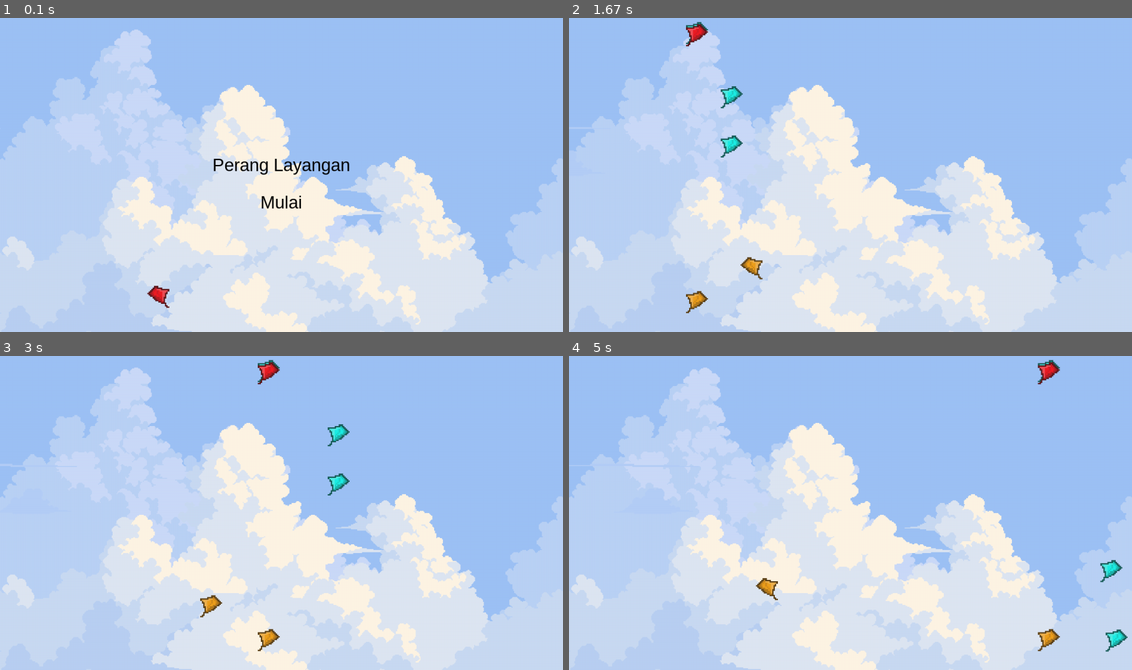
Above: before the commit, frames 1-4 (two rows, left to right).
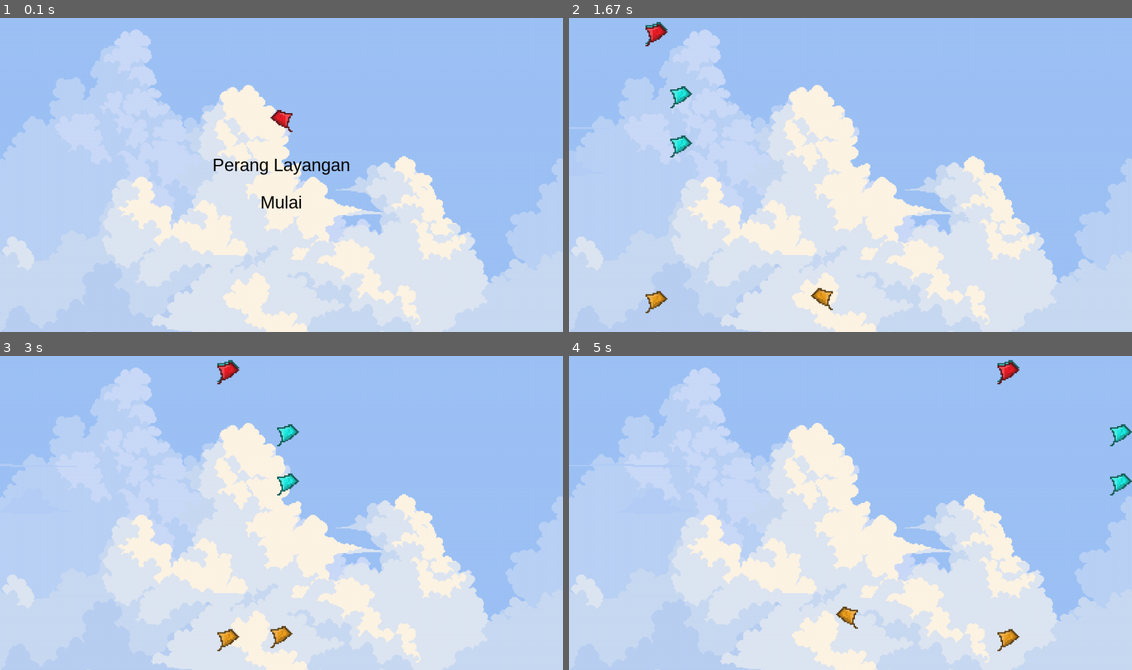
Above: after the commit, the same moments.

Repository: Tedorikk/PyGameLayangan
Game: pygame game, started from main.py
Two runs of this game, one before a commit and one after it. Both use one fixed random seed, a clock stepped at 60 frames per second and the inputs below.
Inputs (mouse positions are in pixels of both pictures, inside the frame that each line leads up to):
- Up to frame 1 (0.1 s): no input
- Up to frame 2 (1.67 s): tap Space at 0.33, 0.73, 1.03 s; hold Right 0.67-1.13 s; click (906, 244) at 1.22 s; click (704, 55) at 1.55 s
- Up to frame 3 (3 s): click (253, 594) at 1.88 s; tap Space at 2.23 s; click (287, 544) at 2.25 s; click (202, 447) at 2.55 s; click (478, 594) at 2.88 s
- Up to frame 4 (5 s): click (664, 541) at 3.22 s; click (974, 434) at 3.55 s; click (715, 566) at 3.88 s; click (1053, 585) at 4.22 s; click (681, 629) at 4.55 s; tap Space at 4.9 s; click (760, 409) at 4.92 s; tap W at 4.98 s

The runs differ from the first frame. In frame 1, 0.3% of the frame differs, in the area x 26-52%, y 29-93%; in frame 2, 1.6%, in the area x 13-47%, y 1-95%; in frame 3, 1.5%; in frame 4, 1.6%.

Commit message:
Add some sound

Diff:
--- a/main.py
+++ b/main.py
@@ -32,10 +32,20 @@
 cloud_moving_y = ran.randint(0, 100)
 cloud_speed = 1  # Kecepatan gerak gambar awan
 
-pg.mixer.music.load(".\\assets\\music\\menu_music.mp3")  # Memanggil file musik
-pg.mixer.music.play(-1)  # Memainkan musik secara loop
+bgm = pg.mixer.Sound(".\\assets\\music\\menu_music.mp3")  # Memanggil file musik
+bgm.play(-1)  # Memainkan musik secara loop
+
+game_over_sound = pg.mixer.Sound(".\\assets\\music\\game_over.mp3")
+wind_sound = pg.mixer.Sound(".\\assets\\music\\wind_sound.mp3")
 
 game_state = "start_menu"  # Atur game_state ke "start_menu"
+
+
+# # Menambahkan variabel untuk misi
+# mission_target = 5  # Jumlah layangan musuh yang harus dipotong
+# mission_time_limit = 30  # Batas waktu misi dalam detik
+# time_remaining = mission_time_limit  # Waktu yang tersisa
+# enemies_cut = 0  # Jumlah layangan musuh yang dipotong
 
 # Memanggil file sprite layangan
 layangan_image = [
@@ -75,7 +85,7 @@
     pg.display.update()
 
 def draw_game_over_screen():  # Fungsi untuk menampilkan menu game over
-    font = pg.font.SysFont('arial', 50)
+    font = pg.font.SysFont('arial', 40)
     title = font.render('GAME OVER', True, (BLACK))
     restart_button = font.render('R - Restart', True, (BLACK))
     quit_button = font.render('Q - Quit', True, (BLACK))
@@ -84,7 +94,17 @@
     screen.blit(quit_button, (SCREEN_WIDTH/2 - quit_button.get_width()/2, SCREEN_HEIGHT/2 + quit_button.get_height()/2))
     pg.display.update()
 
-# Di bawah fungsi draw_game_over_screen, tambahkan fungsi baru ini
+
+# def draw_mission_status():
+#     font = pg.font.SysFont('arial', 24)
+#     mission_text = font.render(f'Potong {mission_target} layangan musuh!', True, (BLACK))
+#     time_text = font.render(f'Waktu Tersisa: {time_remaining:.1f} detik', True, (BLACK))
+#     enemies_cut_text = font.render(f'Layangan Musuh Dipotong: {enemies_cut}/{mission_target}', True, (BLACK))
+
+#     screen.blit(mission_text, (10, 40))
+#     screen.blit(time_text, (10, 70))
+#     screen.blit(enemies_cut_text, (10, 100))
+
 def handle_collisions(player, enemies):
     for enemy in enemies:
         if enemy.check_collision(player):  # Periksa tabrakan antara musuh dan pemain
@@ -109,6 +129,9 @@
         self.is_jumping = False  # Menandai jika pemain sedang melompat
         self.health = health  # Tambahkan atribut kesehatan
 
+        self.wind_speed = 0
+        self.wind_direction = 0
+
     def jump(self):
         # Hanya melompat jika spasi ditekan dan masih bisa melompat
         if self.jumps_left > 0 and not self.is_jumping:
@@ -121,8 +144,8 @@
         self.rect.y += self.vertical_velocity
 
         # Reset jika menyentuh tanah
-        if self.rect.y >= 550:  # Batas tanah
-            self.rect.y = 550
+        if self.rect.y >= SCREEN_HEIGHT - 100:  # Batas tanah
+            self.rect.y = SCREEN_HEIGHT - 100
             self.vertical_velocity = 0
             self.jumps_left = self.max_jumps  # Reset lompatan saat menyentuh tanah
             self.is_jumping = False  # Kembali ke posisi tidak melompat
@@ -143,6 +166,20 @@
                 self.rect.x -= self.horizontal_jump_speed
             else:
                 self.rect.x += self.horizontal_jump_speed
+
+        # Menambahkan logika untuk angin
+        self.rect.x += self.wind_speed * self.wind_direction  # Menggerakkan layangan berdasarkan angin
+        if ran.random() < 0.01:  # Ada peluang 1% untuk mengaktifkan angin setiap frame
+            self.wind_speed = ran.randint(1, 5)  # Atur kecepatan angin
+            self.wind_direction = ran.choice([-1, 1])  # Pilih arah angin (kiri atau kanan)
+        else:
+            self.wind_speed = max(0, self.wind_speed - 0.1)  # Tidak ada angin
+
+        # Membatasi gerakan dalam batas jendela
+        if self.rect.x < 0:
+            self.rect.x = 0
+        if self.rect.x > SCREEN_WIDTH - self.rect.width:
+            self.rect.x = SCREEN_WIDTH - self.rect.width
 
     def move_left(self):
         self.rect.x -= self.speed
@@ -220,7 +257,7 @@
         screen.blit(self.image, self.rect.topleft)  # Menggambar musuh ke layar
 
 # Player and enemies initialization
-player = Player(layangan_image[layangan_selected], SCREEN_HEIGHT//2, SCREEN_WIDTH//2)  # Initial position
+player = Player(layangan_image[layangan_selected], SCREEN_WIDTH//2, SCREEN_HEIGHT//3)  # Initial position
 enemies = pg.sprite.Group()  # Mengelompokkan semua musuh
 
 # Menambahkan beberapa musuh ke dalam kelompok enemies
@@ -243,19 +280,19 @@
 
         if game_state == "kite_selection":
             if event.type == pg.KEYDOWN:
-                if event.key == pg.K_LEFT:  # Pindah ke layangan sebelumnya
+                if event.key == pg.K_LEFT or event.key == pg.K_a:  # Pindah ke layangan sebelumnya
                     layangan_selected = (layangan_selected - 1) % len(layangan_image)
-                elif event.key == pg.K_RIGHT:  # Pindah ke layangan berikutnya
+                elif event.key == pg.K_RIGHT or event.key == pg.K_d:  # Pindah ke layangan berikutnya
                     layangan_selected = (layangan_selected + 1) % len(layangan_image)
                 elif event.key == pg.K_SPACE:  # Konfirmasi pilihan dan mulai game
-                    player = Player(layangan_image[layangan_selected], SCREEN_HEIGHT//2, SCREEN_WIDTH//2)
+                    player = Player(layangan_image[layangan_selected], SCREEN_WIDTH//2, SCREEN_HEIGHT//2)
                     game_state = "playing"
 
     if game_state == "kite_selection":
         draw_kite_selection()  # Terus gambar layangan di setiap frame
 
         # Update semua musuh
-        enemies.update()
+        # enemies.update()
         if game_state == "game_over":
             draw_game_over_screen()  # Gambar layar game over
 
@@ -273,32 +310,42 @@
                     elif event.key == pg.K_q:
                         pg.quit()
 
-
     # Kontrol untuk pemain
     if game_state == "playing":
+        wind_sound.play(-1)
         mouse_pos = pg.mouse.get_pos()
         keys = pg.key.get_pressed()
-        if keys[pg.K_LEFT] or keys[pg.K_a]:
-            player.move_left()
-            player.facing_left = True  # Update arah pemain
-        if keys[pg.K_RIGHT] or keys[pg.K_d]:
-            player.move_right()
-            player.facing_left = False  # Update arah pemain
-        if keys[pg.K_SPACE]:
+        # Jika ingin menggunakan keyboard
+        # if keys[pg.K_LEFT] or keys[pg.K_a]:
+        #     player.move_left()
+        #     player.facing_left = True  # Update arah pemain
+        # if keys[pg.K_RIGHT] or keys[pg.K_d]:
+        #     player.move_right()
+        #     player.facing_left = False  # Update arah pemain
+        if keys[pg.K_SPACE] or keys[pg.K_w]:
             player.jump()  # Melompat jika spasi ditekan
         else:
             player.is_jumping = False  # Set pemain tidak dalam keadaan melompat jika spasi tidak ditekan
 
         # Update dan gambar player
         player.draw(screen)  # Gambar pemain
-        player.update(mouse_pos)  # Pembaruan posisi pemain
+        player.update(mouse_pos)  # Pembaruan posisi pemain menggunakan mouse mouse
         enemies.draw(screen)  # Gambar semua musuh
         enemies.update()  # Pembaruan status musuh
         player.draw_health(screen)  # Gambar kesehatan pemain
+        # draw_mission_status()
 
             # Periksa tabrakan
         if handle_collisions(player, enemies):
             game_state = "game_over"
+            game_over_sound.play()
+
+        # # Hitung waktu yang tersisa untuk misi
+        # if time_remaining > 0:
+        #     time_remaining -= clock.tick(60) / 100  # Kurangi waktu berdasarkan frame rate
+        # else:
+        #     game_over_sound.play()  # Suara game over
+        #     game_state = "game_over"
 
     pg.display.flip()  # Perbarui layar
 
@@ -319,6 +366,7 @@
     # Menampilkan menu awal
     keys = pg.key.get_pressed()
     if game_state == "start_menu":
+        # time_remaining = mission_time_limit
         draw_start_menu()
         if keys[pg.K_SPACE]:
             game_state = "kite_selection"
Not shown, added: assets/music/game_over.mp3
Not shown, added: assets/music/wind_sound.mp3
